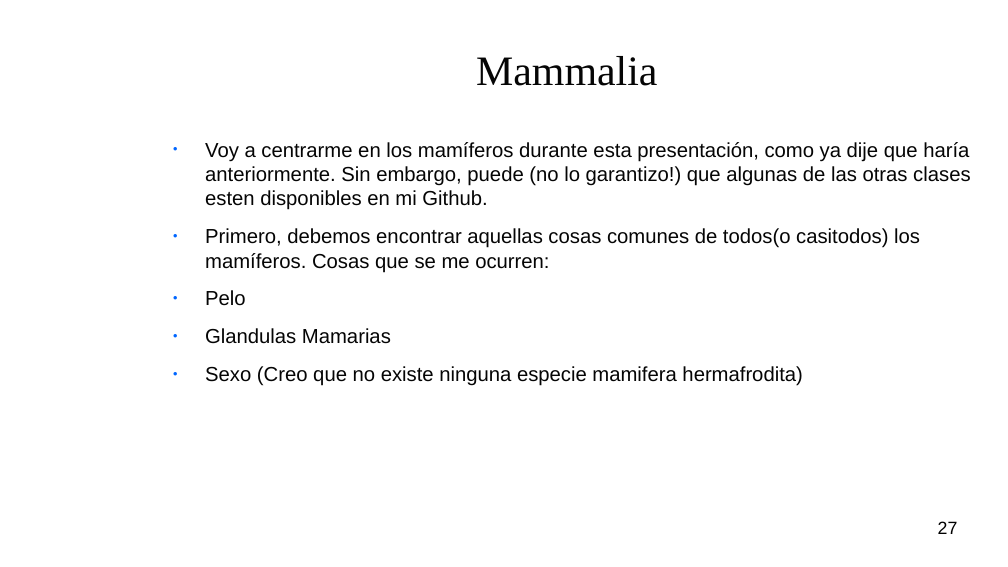
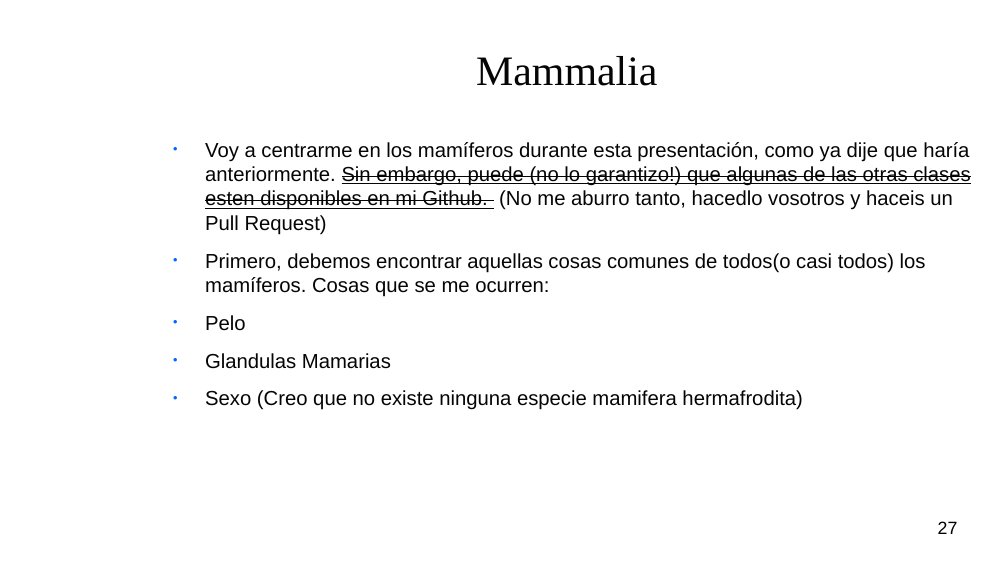
Before and after one commit to M-T3K/UPM, a slide deck: slide 27 of Clases de Apoyo/Objetos - 24Abril2018/Objetos.odp. Drawn at 1008x567 pixels with LibreOffice and Linux fonts; fonts in the diff are those of the drawing; background and template pictures are left out. Boxes give left, top, right and bottom in pixels: in the first picture for what was removed or moved away, otherwise in the second. Text is boxed around its words. In the diff, an @@ line names an element or a change of style, - is before the commit and + after.

```diff
--- a/Clases de Apoyo/Objetos - 24Abril2018/Objetos.odp
+++ b/Clases de Apoyo/Objetos - 24Abril2018/Objetos.odp
@@ text at [205, 142, 970, 297]: text changed @@
-● Voy a centrarme en los mamíferos durante esta presentación, como ya dije que haría anteriormente. Sin embargo, puede (no lo garantizo!) que algunas de las otras clases esten disponibles en mi Github.
-● Primero, debemos encontrar aquellas cosas comunes de todos(o casitodos) los mamíferos. Cosas que se me ocurren:
+● Voy a centrarme en los mamíferos durante esta presentación, como ya dije que haría anteriormente. Sin embargo, puede (no lo garantizo!) que algunas de las otras clases esten disponibles en mi Github. (No me aburro tanto, hacedlo vosotros y haceis un Pull Request)
+● Primero, debemos encontrar aquellas cosas comunes de todos(o casi todos) los mamíferos. Cosas que se me ocurren:
```
Also in this commit, not shown: 10 other slides changed.
